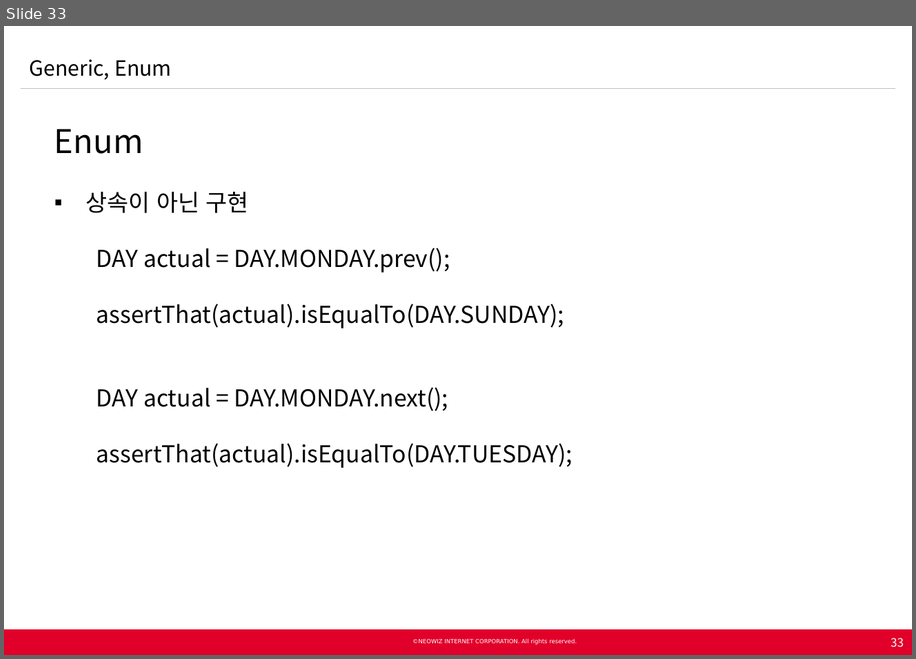
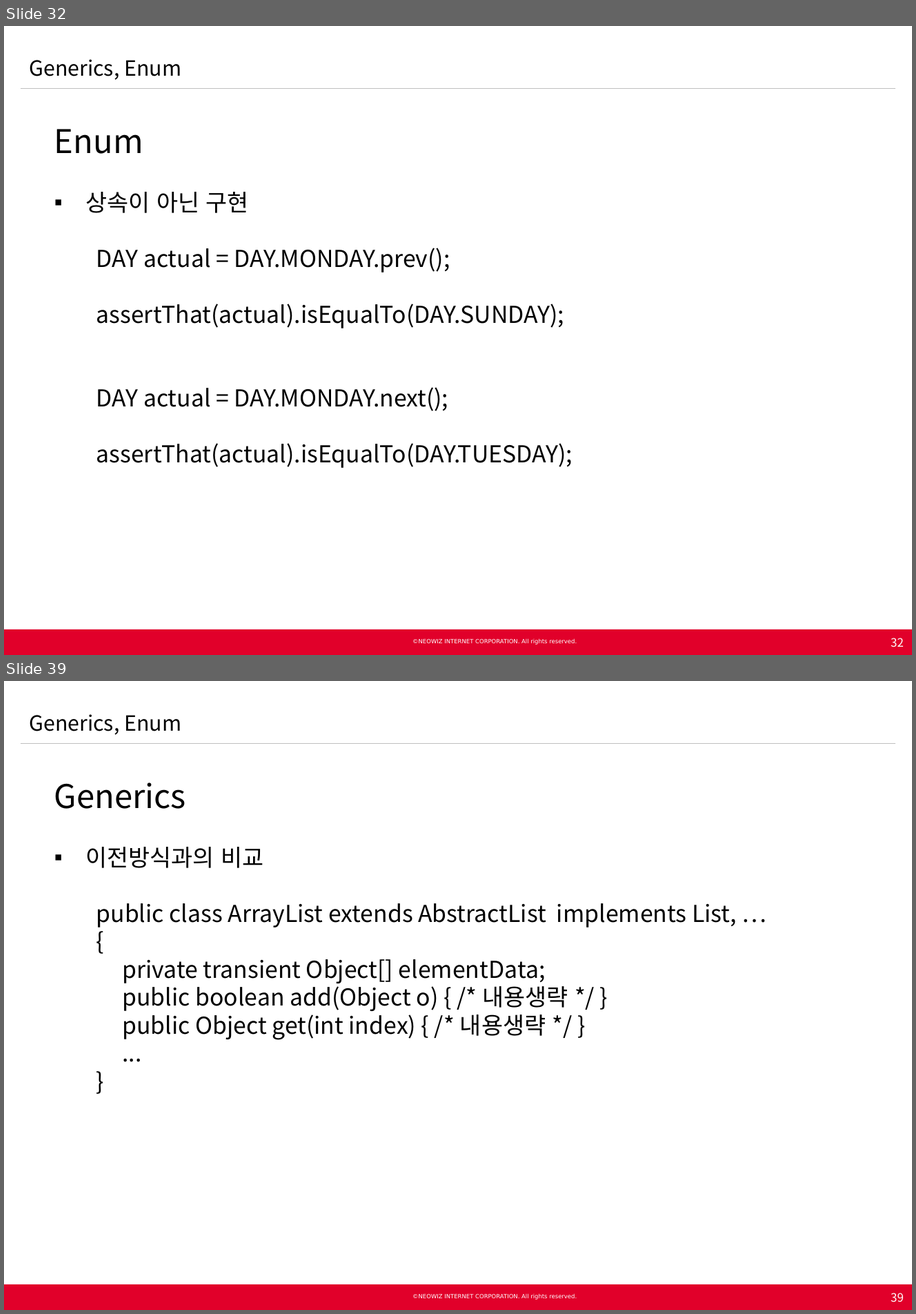
Before and after one commit to Neowizen/JavaStudy, a slide deck: Document/[2015.02.25] Java Study 2차 - Generics Enum.pptx. Shown one above the other, each under a label of ours: slide 33 before the commit, slides 32 and 39 after it; the slides between them are not shown. The pictures are 916x659 and 916x1314 pixels, drawn with LibreOffice and Linux fonts; fonts in the diff are those of the drawing; background and template pictures are left out. Boxes give left, top, right and bottom in pixels: in the first picture for what was removed or moved away, otherwise in the second. Text is boxed around its words. In the diff, an @@ line names an element or a change of style, - is before the commit and + after.

```diff
--- a/Document/[2015.02.25] Java Study 2차 - Generics Enum.pptx
+++ b/Document/[2015.02.25] Java Study 2차 - Generics Enum.pptx
@@ slide 39 added at (4, 681, 912, 1310), background #FFFFFF; not listed: 5 template elements that a slide beside it also shows @@
@@ text added at (29, 714, 181, 735), 18 pt, text #000000 @@
+Generics, Enum
@@ text added at (54, 782, 737, 1040), 20 pt, text #000000 @@
+  Generics
+  ▪ 이전방식과의 비교
+    public class ArrayList extends AbstractList implements List, …
+    {
+    private transient Object[] elementData;
+    public boolean add(Object o) { /* 내용생략 */ }
+    public Object get(int index) { /* 내용생략 */ }
+    ...
+    }
@@ page number added at (891, 1292, 904, 1302), 10 pt, text #FFFFFF @@
+39
@@ what was slide 33 is now slide 32 @@
@@ slide 32 changed as well @@
@@ text at (29, 59, 181, 80): text changed @@
-Generic, Enum
+Generics, Enum
@@ page number at (891, 637, 904, 647): text changed @@
-33
+32
```
Also in this commit, not shown: 28 other slides changed, 18 other slides added, 1 slide removed.
